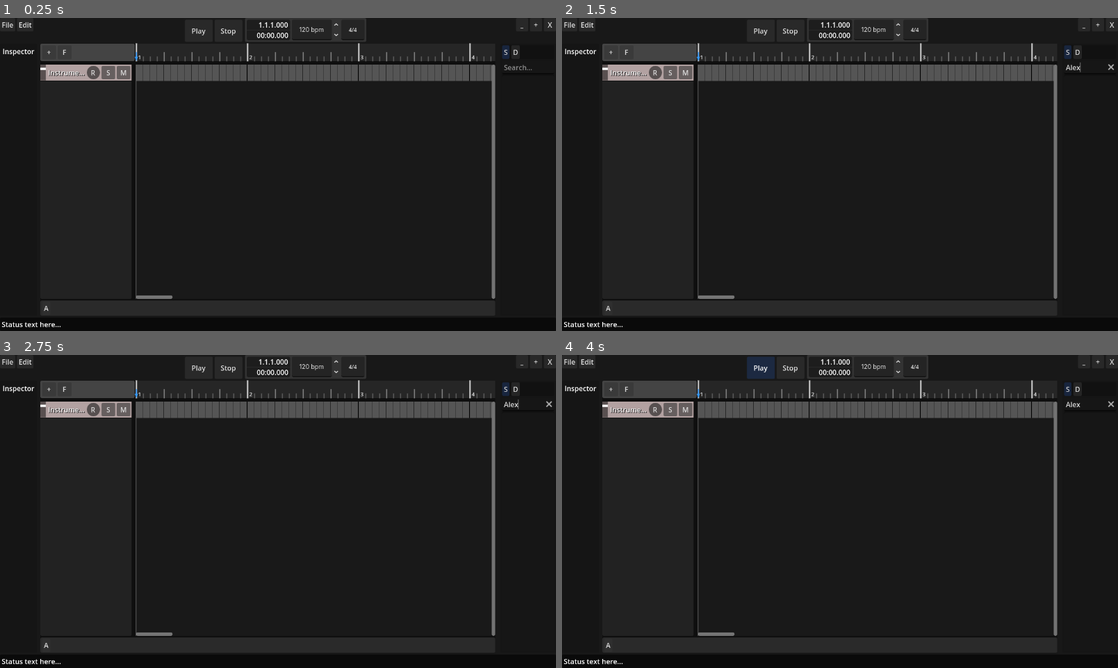
Above: before the commit, frames 1-4 (two rows, left to right).
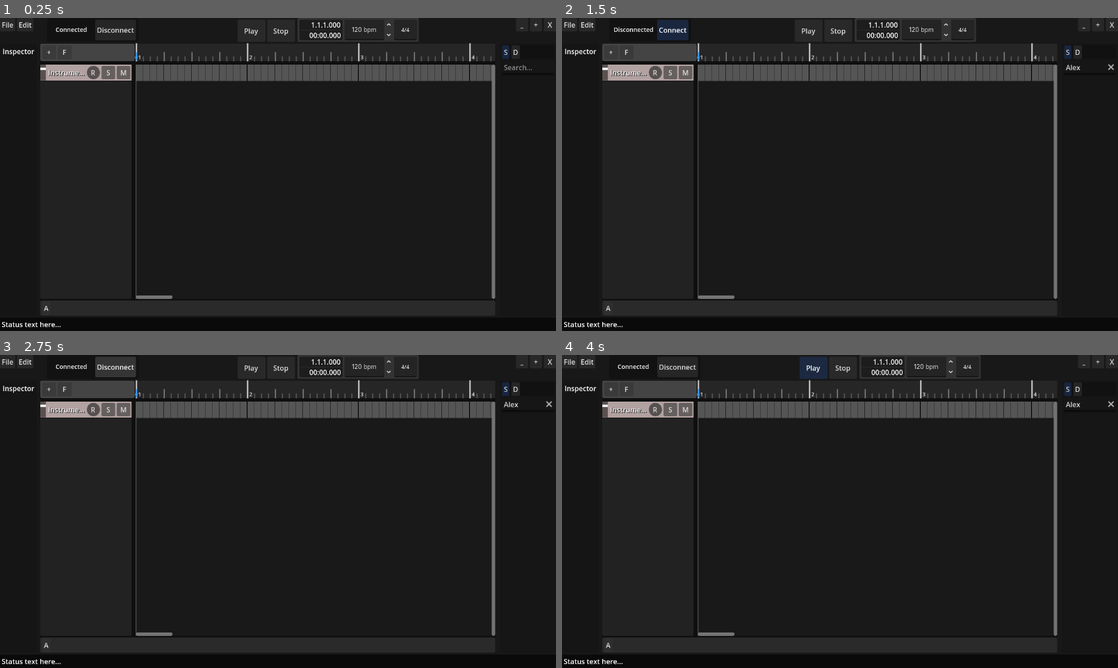
Above: after the commit, the same moments.

Repository: petterthowsen/Sonara
Game: Godot game, scene res://editor/Editor.tscn
Same seed, same stepped clock (60 frames per second), same inputs: the game is played once before the commit and once after it.
Inputs (mouse positions are in pixels of both pictures, inside the frame that each line leads up to):
- Up to frame 1 (0.25 s): no input
- Up to frame 2 (1.5 s): click (1090, 68) at 0.52 s; type "Alex" at 0.6 s; click (678, 30) at 1.25 s, where only the run after the commit has a clickable "Disconnect"
- Up to frame 3 (2.75 s): click (111, 367) at 2 s, where only the run after the commit has a clickable "Connect"
- Up to frame 4 (4 s): click "A" at 2.75 s; click "Play" at 3.5 s

The runs differ from the first frame. In frame 1, 0.8% of the frame differs, in the area x 10-76%, y 0-8%; in frame 2, 1.1%; in frame 3, 1.2%; in frame 4, 1.3%.

Commit message:
device asset cache

Diff:
--- a/Godot/browser/AssetService.gd
+++ b/Godot/browser/AssetService.gd
@@ -190,6 +190,16 @@
 ## Check if service is ready
 func is_ready() -> bool:
 	return _is_ready
+
+
+## Manually trigger plugin scan
+func scan_plugins() -> void:
+	print("[AssetService] Manually triggering plugin scan...")
+	for provider in _providers:
+		if provider is DeviceAssetProvider:
+			(provider as DeviceAssetProvider).trigger_plugin_scan()
+			return
+	push_warning("[AssetService] No DeviceAssetProvider found")
 
 
 # ============================================================================
--- a/Godot/browser/DeviceAssetProvider.gd
+++ b/Godot/browser/DeviceAssetProvider.gd
@@ -7,6 +7,7 @@
 
 var _assets: Array[Asset] = []
 var _devices: Dictionary = {}  # device_id -> Device (both built-in and plugins)
+var _plugin_cache_loaded: bool = false
 
 
 func _init() -> void:
@@ -17,13 +18,14 @@
 func initialize(_tree: SceneTree) -> void:
 	print("[DeviceAssetProvider] Initialized")
 	_register_builtin_devices()
+	_load_plugin_cache()
 	_setup_osc_listeners()
-	_trigger_plugin_scan()
+	# Don't auto-scan plugins - user must manually trigger via menu
+	# _trigger_plugin_scan()
 
 
 func scan() -> void:
 	"""Rebuild asset list from current device registry (both built-in and plugins)."""
-	print("[DeviceAssetProvider] Scanning devices...")
 	_assets.clear()
 
 	for device in _devices.values():
@@ -33,7 +35,7 @@
 		asset.path = device.device_id
 		_assets.append(asset)
 
-	print("[DeviceAssetProvider] Found %d devices" % _assets.size())
+	print("[DeviceAssetProvider] Scanned %d devices" % _assets.size())
 
 
 func get_assets() -> Array[Asset]:
@@ -88,18 +90,46 @@
 		push_warning("[DeviceAssetProvider] AudioEngineOSC not available")
 		return
 
+	print("[DeviceAssetProvider] Registering OSC listeners...")
 	AudioEngineOSC.listen("/plugin/info", _on_plugin_info_received)
 	AudioEngineOSC.listen("/plugin/scan_complete", _on_plugin_scan_complete)
-	print("[DeviceAssetProvider] OSC listeners registered")
-
-
-## Trigger plugin scan via OSC
-func _trigger_plugin_scan() -> void:
+	print("[DeviceAssetProvider] OSC listeners registered for /plugin/info and /plugin/scan_complete")
+
+
+## Trigger plugin scan via OSC (public method for manual triggering)
+func trigger_plugin_scan() -> void:
 	if not AudioEngineOSC:
 		push_warning("[DeviceAssetProvider] AudioEngineOSC not available")
 		return
 
 	print("[DeviceAssetProvider] Triggering plugin scan...")
+
+	# Find old plugin assets to remove
+	var old_plugin_assets: Array[Asset] = []
+	for asset in _assets:
+		var device = _devices.get(asset.path)
+		if device and device.device_type != Device.DeviceType.BuiltIn:
+			old_plugin_assets.append(asset)
+
+	# Clear existing plugins (keep built-in devices)
+	var builtin_devices = {}
+	for device_id in _devices.keys():
+		var device = _devices[device_id]
+		if device.device_type == Device.DeviceType.BuiltIn:
+			builtin_devices[device_id] = device
+
+	_devices = builtin_devices
+	print("[DeviceAssetProvider] Cleared old plugins, keeping %d built-in devices" % builtin_devices.size())
+
+	# Rebuild assets list with only built-ins
+	scan()
+
+	# Emit removal of old plugin assets
+	if not old_plugin_assets.is_empty():
+		print("[DeviceAssetProvider] Removing %d old plugin assets" % old_plugin_assets.size())
+		assets_changed.emit([] as Array[Asset], old_plugin_assets, [] as Array[Asset])
+
+	# Send scan request
 	AudioEngineOSC.send("/plugin/scan", [])
 
 
@@ -145,18 +175,9 @@
 		device.audio_in_channels = 2
 		device.audio_out_channels = 2
 
-	# Add to device registry
+	# Add to device registry (overwrites if already exists)
 	_devices[plugin_id] = device
-
-	# Create asset and add to list
-	var asset = Asset.new()
-	asset.type = Asset.TYPE.Device
-	asset.name = device.name
-	asset.path = device.device_id
-	_assets.append(asset)
-
-	# Emit signal for this new plugin
-	assets_changed.emit([asset] as Array[Asset], [] as Array[Asset], [] as Array[Asset])
+	# Don't log each plugin individually - too verbose
 
 
 ## Handle plugin scan completion
@@ -167,3 +188,156 @@
 
 	var count: int = args[0]
 	print("[DeviceAssetProvider] Plugin scan complete: %d total plugins discovered" % count)
+
+	# Rebuild asset list from devices
+	scan()
+
+	# Emit assets_changed for all plugin assets (exclude built-in)
+	var plugin_assets: Array[Asset] = []
+	for asset in _assets:
+		var device = _devices.get(asset.path)
+		if device and device.device_type != Device.DeviceType.BuiltIn:
+			plugin_assets.append(asset)
+
+	if not plugin_assets.is_empty():
+		print("[DeviceAssetProvider] Emitting %d plugin assets" % plugin_assets.size())
+		assets_changed.emit(plugin_assets, [] as Array[Asset], [] as Array[Asset])
+
+	# Save discovered plugins to cache
+	_save_plugin_cache()
+
+
+## ============================================================================
+## PLUGIN CACHING
+## ============================================================================
+
+## Load cached plugins from disk (so we don't need to scan every time)
+func _load_plugin_cache() -> void:
+	var cache_path = _get_plugin_cache_path()
+	if not FileAccess.file_exists(cache_path):
+		print("[DeviceAssetProvider] No plugin cache found")
+		return
+
+	var file = FileAccess.open(cache_path, FileAccess.READ)
+	if not file:
+		push_error("[DeviceAssetProvider] Failed to open plugin cache: %s" % cache_path)
+		return
+
+	var json_string = file.get_as_text()
+	file.close()
+
+	var json = JSON.new()
+	var error = json.parse(json_string)
+	if error != OK:
+		push_error("[DeviceAssetProvider] Failed to parse plugin cache: %s" % json.get_error_message())
+		return
+
+	var cache_data = json.data
+	if not cache_data is Dictionary:
+		push_error("[DeviceAssetProvider] Invalid plugin cache format")
+		return
+
+	# Load plugins from cache
+	var plugins = cache_data.get("plugins", [])
+	for plugin_data in plugins:
+		if not plugin_data is Dictionary:
+			continue
+
+		var device = _device_from_cache_data(plugin_data)
+		if device:
+			_devices[device.device_id] = device
+
+			# Create asset
+			var asset = Asset.new()
+			asset.type = Asset.TYPE.Device
+			asset.name = device.name
+			asset.path = device.device_id
+			_assets.append(asset)
+
+	print("[DeviceAssetProvider] Loaded %d plugins from cache" % plugins.size())
+	_plugin_cache_loaded = true
+
+	# Emit assets_changed for cached plugins
+	if not _assets.is_empty():
+		# Get only plugin assets (exclude built-in)
+		var plugin_assets: Array[Asset] = []
+		for asset in _assets:
+			var device = _devices.get(asset.path)
+			if device and device.device_type != Device.DeviceType.BuiltIn:
+				plugin_assets.append(asset)
+
+		if not plugin_assets.is_empty():
+			assets_changed.emit(plugin_assets, [] as Array[Asset], [] as Array[Asset])
+
+
+## Save discovered plugins to cache
+func _save_plugin_cache() -> void:
+	var cache_path = _get_plugin_cache_path()
+	# Collect plugin devices (exclude built-in)
+	var plugins = []
+	for device in _devices.values():
+		if device.device_type != Device.DeviceType.BuiltIn:
+			plugins.append(_device_to_cache_data(device))
+
+	var cache_data = {
+		"version": 1,
+		"plugins": plugins
+	}
+
+	var file = FileAccess.open(cache_path, FileAccess.WRITE)
+	if not file:
+		push_error("[DeviceAssetProvider] Failed to save plugin cache: %s" % cache_path)
+		return
+
+	var json_string = JSON.stringify(cache_data, "\t")
+	file.store_string(json_string)
+	file.close()
+
+	print("[DeviceAssetProvider] ✓ Saved %d plugins to cache: %s" % [plugins.size(), cache_path])
+
+
+## Get the plugin cache file path
+func _get_plugin_cache_path() -> String:
+	return Sonara.get_config_dir() + "/plugins.json"
+
+
+## Convert Device to cache data
+func _device_to_cache_data(device: Device) -> Dictionary:
+	return {
+		"device_id": device.device_id,
+		"name": device.name,
+		"title": device.title,
+		"device_type": Device.DeviceType.keys()[device.device_type],
+		"category": Device.DeviceCategory.keys()[device.category],
+		"version": device.version,
+		"description": device.description,
+		"author": device.author,
+		"accepts_midi": device.accepts_midi,
+		"audio_in_channels": device.audio_in_channels,
+		"audio_out_channels": device.audio_out_channels
+	}
+
+
+## Create Device from cache data
+func _device_from_cache_data(data: Dictionary) -> Device:
+	var device_id = data.get("device_id", "")
+	var name = data.get("name", "Unknown")
+
+	# Parse device type
+	var device_type_str = data.get("device_type", "CLAP")
+	var device_type = Device.DeviceType.get(device_type_str) if Device.DeviceType.has(device_type_str) else Device.DeviceType.CLAP
+
+	# Parse category
+	var category_str = data.get("category", "Effect")
+	var category = Device.DeviceCategory.get(category_str) if Device.DeviceCategory.has(category_str) else Device.DeviceCategory.Effect
+
+	var device = Device.new(device_id, name, category, device_type)
+	device.title = data.get("title", name)
+	device.version = data.get("version", "1.0")
+	device.description = data.get("description", "")
+	device.author = data.get("author", "")
+	device.accepts_midi = data.get("accepts_midi", false)
+	device.audio_in_channels = data.get("audio_in_channels", 2)
+	device.audio_out_channels = data.get("audio_out_channels", 2)
+
+	return device
--- a/Godot/data/Channel.gd
+++ b/Godot/data/Channel.gd
@@ -516,6 +516,10 @@
 
 				# Connect to device parameter changes (same as add_device does)
 				device_instance.parameter_changed.connect(channel._on_device_parameter_changed.bindv([pos]))
+			else:
+				# Device not found - skip it but log
+				var device_id = device_data.get("device_id", "unknown")
+				print("[Channel] Skipping missing device: %s (run Edit > Scan Plugins)" % device_id)
 
 	return channel
 
--- a/Godot/data/DeviceInstance.gd
+++ b/Godot/data/DeviceInstance.gd
@@ -261,7 +261,7 @@
 	var loaded_device = AssetService.get_device(device_id)
 
 	if not loaded_device:
-		push_error("[DeviceInstance] Failed to load device: " + device_id)
+		print("[DeviceInstance] Device not found (may need plugin scan): %s" % device_id)
 		return null
 
 	var chan_id = data.get("channel_id", 0)
--- a/Godot/data/Project.gd
+++ b/Godot/data/Project.gd
@@ -10,6 +10,8 @@
 signal clip_added(clip: Clip)
 signal clip_removed(clip_id: String)
 signal start_position_changed(ticks: int)
+signal engine_connected()
+signal engine_disconnected()
 
 # ============================================================================
 # PROPERTIES
@@ -49,6 +51,11 @@
 # Connection state
 var _is_connected: bool = false
 
+
+## Check if project is connected to engine
+func is_connected_to_engine() -> bool:
+	return _is_connected
+
 # ============================================================================
 # LIFECYCLE
 # ============================================================================
@@ -94,6 +101,7 @@
 		track.connect_to_engine()
 
 	print("[Project] Connected to audio engine")
+	engine_connected.emit()
 
 
 func disconnect_from_engine() -> void:
@@ -116,6 +124,7 @@
 
 	_is_connected = false
 	print("[Project] Disconnected from audio engine")
+	engine_disconnected.emit()
 
 
 func _sync_clip_to_engine(clip: Clip) -> void:
--- a/Godot/editor/Editor.gd
+++ b/Godot/editor/Editor.gd
@@ -35,6 +35,9 @@
 # ============================================================================
 
 @onready var main_menu: MainMenu = $VBox/MainBar/MainMenu
+
+# engine panel shows connect/disconnect button and engine status
+@onready var engine_panel: EnginePanel = $VBox/MainBar/EnginePanel
 
 @onready var file_dialog : FileDialog = $FileDialog
 
--- a/Godot/editor/Editor.tscn
+++ b/Godot/editor/Editor.tscn
@@ -1,13 +1,29 @@
-[gd_scene load_steps=18 format=3 uid="uid://d17wdwntyd1ni"]
+[gd_scene load_steps=21 format=3 uid="uid://d17wdwntyd1ni"]
 
 [ext_resource type="Script" uid="uid://bkp1f1jc0ubfx" path="res://editor/Editor.gd" id="1_i0blf"]
 [ext_resource type="PackedScene" uid="uid://dwx58rtumvnkj" path="res://arranger/Arranger.tscn" id="2_i1ssp"]
 [ext_resource type="Script" uid="uid://cb24qblgyl84v" path="res://editor/MainMenu.gd" id="2_x2y5v"]
+[ext_resource type="Script" uid="uid://cyscqn1lg7s3g" path="res://editor/EnginePanel.gd" id="3_4x3xt"]
 [ext_resource type="PackedScene" uid="uid://x0b4w4e0igbg" path="res://mixer/Mixer.tscn" id="3_i1ssp"]
 [ext_resource type="PackedScene" uid="uid://v2yhv0y6irr0" path="res://clip_editor/ClipEditor.tscn" id="4_52o2w"]
 [ext_resource type="Script" uid="uid://d27gntn05n6fw" path="res://device_lane/DeviceLane.gd" id="5_85wto"]
 [ext_resource type="PackedScene" uid="uid://8vyptyjju6y8" path="res://browser/Browser.tscn" id="5_jp84s"]
 [ext_resource type="Script" uid="uid://vmf6gxbc760o" path="res://components/VerticalLabel.gd" id="6_x2y5v"]
+
+[sub_resource type="StyleBoxFlat" id="StyleBoxFlat_4x3xt"]
+content_margin_left = 6.0
+content_margin_top = 4.0
+content_margin_right = 6.0
+content_margin_bottom = 4.0
+bg_color = Color(0.05, 0.05, 0.05, 0.49803922)
+corner_radius_top_left = 3
+corner_radius_top_right = 3
+corner_radius_bottom_right = 3
+corner_radius_bottom_left = 3
+corner_detail = 5
+
+[sub_resource type="LabelSettings" id="LabelSettings_4x3xt"]
+font_size = 14
 
 [sub_resource type="StyleBoxFlat" id="StyleBoxFlat_5kcm4"]
 content_margin_left = 4.0
@@ -126,6 +142,7 @@
 
 [node name="MainBar" type="HBoxContainer" parent="VBox"]
 layout_mode = 2
+theme_override_constants/separation = 32
 
 [node name="MainMenu" type="MenuBar" parent="VBox/MainBar"]
 layout_mode = 2
@@ -136,6 +153,41 @@
 
 [node name="Edit" type="PopupMenu" parent="VBox/MainBar/MainMenu"]
 oversampling_override = 1.0
+
+[node name="EnginePanel" type="PanelContainer" parent="VBox/MainBar"]
+layout_mode = 2
+theme_override_styles/panel = SubResource("StyleBoxFlat_4x3xt")
+script = ExtResource("3_4x3xt")
+
+[node name="HBox" type="HBoxContainer" parent="VBox/MainBar/EnginePanel"]
+layout_mode = 2
+
+[node name="PerformanceText" type="RichTextLabel" parent="VBox/MainBar/EnginePanel/HBox"]
+visible = false
+custom_minimum_size = Vector2(97.51, 0)
+layout_mode = 2
+size_flags_horizontal = 3
+theme_override_font_sizes/normal_font_size = 12
+bbcode_enabled = true
+text = "CPU: 50%
+RAM: 3GB"
+fit_content = true
+scroll_active = false
+autowrap_mode = 0
+vertical_alignment = 1
+
+[node name="StatusLabel" type="Label" parent="VBox/MainBar/EnginePanel/HBox"]
+custom_minimum_size = Vector2(100, 0)
+layout_mode = 2
+text = "Connecting..."
+label_settings = SubResource("LabelSettings_4x3xt")
+horizontal_alignment = 1
+vertical_alignment = 1
+
+[node name="ConnectButton" type="Button" parent="VBox/MainBar/EnginePanel/HBox"]
+layout_mode = 2
+toggle_mode = true
+text = "Connect"
 
 [node name="Middle" type="HBoxContainer" parent="VBox/MainBar"]
 layout_mode = 2
--- /dev/null
+++ b/Godot/editor/EnginePanel.gd
@@ -0,0 +1,79 @@
+# Shows Engine Status, Performance Metrics
+# and a connect/disconnect button
+class_name EnginePanel extends PanelContainer
+
+@onready var performance_text: RichTextLabel = $HBox/PerformanceText
+@onready var status_label: Label = $HBox/StatusLabel
+@onready var connect_button: Button = $HBox/ConnectButton
+
+
+func _ready() -> void:
+	# Connect to button signal
+	connect_button.pressed.connect(_on_connect_button_pressed)
+
+	# Connect to editor signals
+	Sonara.editor.project_opened.connect(_on_project_opened)
+	Sonara.editor.project_closed.connect(_on_project_closed)
+
+	# Initialize UI state (no project active)
+	_update_ui_no_project()
+
+
+func _on_project_opened(project: Project) -> void:
+	"""Handle project opened event."""
+	# Connect to project engine connection signals
+	project.engine_connected.connect(_on_engine_connected)
+	project.engine_disconnected.connect(_on_engine_disconnected)
+
+	# Update UI based on current connection state
+	_update_ui(project.is_connected_to_engine())
+
+
+func _on_project_closed() -> void:
+	"""Handle project closed event."""
+	_update_ui_no_project()
+
+
+func _on_engine_connected() -> void:
+	"""Handle engine connection established."""
+	_update_ui(true)
+
+
+func _on_engine_disconnected() -> void:
+	"""Handle engine connection closed."""
+	_update_ui(false)
+
+
+func _on_connect_button_pressed() -> void:
+	"""Handle connect/disconnect button press."""
+	if not Sonara.editor.project:
+		return
+
+	var project = Sonara.editor.project
+
+	if project.is_connected_to_engine():
+		# Disconnect
+		project.disconnect_from_engine()
+	else:
+		# Connect
+		project.connect_to_engine()
+
+
+func _update_ui_no_project() -> void:
+	"""Update UI when no project is active."""
+	status_label.text = "No Project"
+	connect_button.text = "Connect"
+	connect_button.disabled = true
+	performance_text.text = ""
+
+
+func _update_ui(connected: bool) -> void:
+	"""Update UI based on connection state."""
+	if connected:
+		status_label.text = "Connected"
+		connect_button.text = "Disconnect"
+		connect_button.disabled = false
+	else:
+		status_label.text = "Disconnected"
+		connect_button.text = "Connect"
+		connect_button.disabled = false
--- a/Godot/editor/MainMenu.gd
+++ b/Godot/editor/MainMenu.gd
@@ -5,7 +5,7 @@
 enum  MENU { File, Edit }
 
 enum FILE { New, Open, Close, Sep1, Save, Save_As, Sep2, Quit}
-enum EDIT { Undo, Redo, Sep1, Preferences }
+enum EDIT { Undo, Redo, Sep1, Scan_Plugins, Sep2, Preferences }
 
 enum DialogMode { OPEN, SAVE, SAVE_AS }
 
@@ -32,6 +32,8 @@
 	edit.add_item("Undo", EDIT.Undo)
 	edit.add_item("Redo", EDIT.Redo)
 	edit.add_separator("", EDIT.Sep1)
+	edit.add_item("Scan Plugins", EDIT.Scan_Plugins)
+	edit.add_separator("", EDIT.Sep2)
 	edit.add_item("Preferences", EDIT.Preferences)
 
 	# disable project-dependent items initially (no project open yet)
@@ -78,6 +80,8 @@
 				_on_undo()
 			EDIT.Redo:
 				_on_redo()
+			EDIT.Scan_Plugins:
+				_on_scan_plugins()
 			EDIT.Preferences:
 				_on_preferences()
 
@@ -193,6 +197,12 @@
 	"""Redo last undone action."""
 	# TODO: Implement redo system
 	print("[MainMenu] Redo not yet implemented")
+
+
+func _on_scan_plugins() -> void:
+	"""Trigger plugin scan via AssetService."""
+	print("[MainMenu] Scanning plugins...")
+	AssetService.scan_plugins()
 
 
 func _on_preferences() -> void:
Not shown, added: Godot/editor/EnginePanel.gd.uid
Not shown, changed: .cursor/rules/engine-plugin-architecture.mdc
Not shown, changed: STATUS.md
